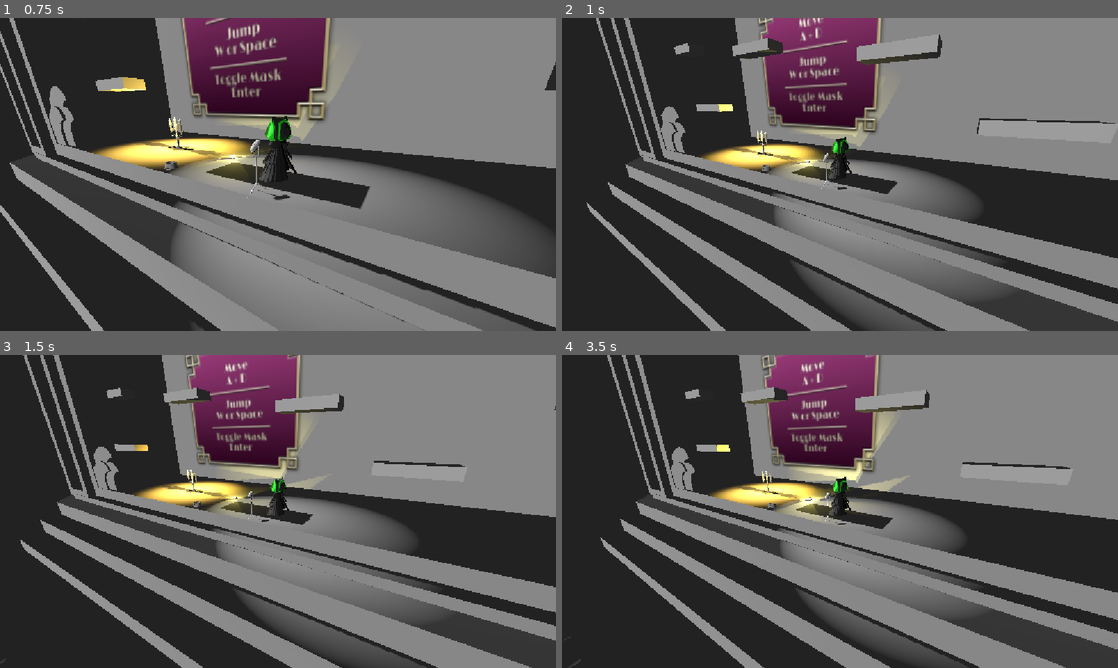
Above: before the commit, frames 1-4 (two rows, left to right).
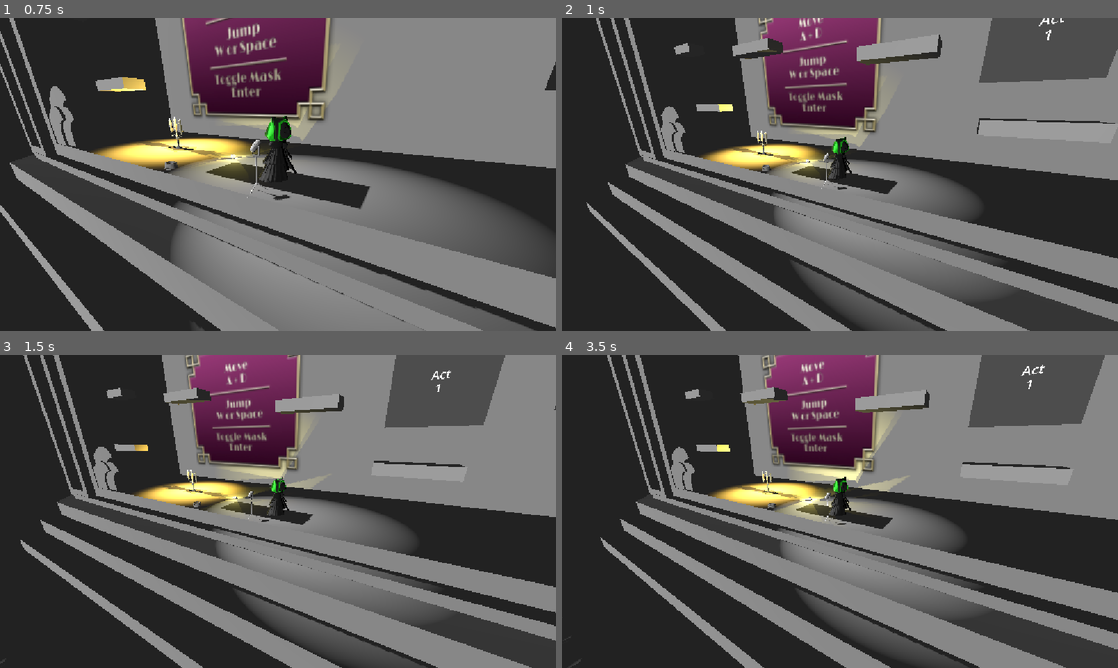
Above: after the commit, the same moments.

Repository: JoesRealAccount/ggj_2026
Game: Godot game, scene res://scenes/main_screen.tscn
Two runs of this game, one before a commit and one after it. Both use one fixed random seed, a clock stepped at 60 frames per second and the inputs below.
Inputs (mouse positions are in pixels of both pictures, inside the frame that each line leads up to):
- Up to frame 1 (0.75 s): click (100, 274) at 0.5 s
- Up to frame 2 (1 s): no input
- Up to frame 3 (1.5 s): tap Enter (switch_mask) at 1.25 s; hold D (move_right) from 1.28 s (still down); hold Enter (switch_mask) from 1.28 s (still down)
- Up to frame 4 (3.5 s): tap W (jump) at 1.52, 2.27 s; release D (move_right) at 2.03 s; release Enter (switch_mask) at 2.03 s; hold Escape (back_to_menu) 2.03-2.75 s; tap Enter (switch_mask) at 2.1 s; click (662, 611) at 2.75 s

Frame 1 is identical in both runs. In frame 2, 4.6% of the frame differs, in the area x 75-100%, y 0-21%; in frame 3, 4.3%; in frame 4, 4.8%, in the area x 73-98%, y 0-24%.

Commit message:
adding act display

Diff:
--- a/scenes/main_level.tscn
+++ b/scenes/main_level.tscn
@@ -52,6 +52,9 @@
 "tilts": PackedFloat32Array(0, 0, 0)
 }
 point_count = 3
+
+[sub_resource type="ViewportTexture" id="ViewportTexture_siio1"]
+viewport_path = NodePath("Sprite3D/SubViewport")
 
 [node name="World" type="Node3D" unique_id=1459611085]
 script = ExtResource("1_bq26l")
@@ -356,7 +359,7 @@
 happiness_platform_timer = NodePath("HappynessPlatform")
 
 [node name="PathFollow3D" type="PathFollow3D" parent="ObstacleSpawner" unique_id=267598004]
-transform = Transform3D(0.5015004, 0.07394315, -0.86199176, 0, 0.99634093, 0.08546786, 0.8651574, -0.04286217, 0.4996654, 14.347708, 15.702793, -0.08273983)
+transform = Transform3D(0.5015005, 0.073943146, -0.8619917, 0, 0.99634093, 0.08546786, 0.86515737, -0.042862173, 0.49966547, 14.347708, 15.702793, -0.08273983)
 
 [node name="DepressionObstacle" type="Timer" parent="ObstacleSpawner" unique_id=1573706048]
 wait_time = 10.0
@@ -386,6 +389,65 @@
 transform = Transform3D(1, 0, 0, 0, 1, 0, 0, 0, 1, -6.977597, 6.790897, -6.895859)
 texture = ExtResource("21_1bmon")
 script = ExtResource("22_siio1")
+
+[node name="Sprite3D" type="Sprite3D" parent="." unique_id=1481688035]
+transform = Transform3D(1, 0, 0, 0, 1, 0, 0, 0, 1, 8.158748, 7.54275, -6.8812704)
+texture = SubResource("ViewportTexture_siio1")
+
+[node name="SubViewport" type="SubViewport" parent="Sprite3D" unique_id=1856012911]
+
+[node name="Control" type="Control" parent="Sprite3D/SubViewport" unique_id=1241502556]
+layout_mode = 3
+anchors_preset = 15
+anchor_right = 1.0
+anchor_bottom = 1.0
+grow_horizontal = 2
+grow_vertical = 2
+
+[node name="MarginContainer" type="MarginContainer" parent="Sprite3D/SubViewport/Control" unique_id=1914773112]
+layout_mode = 1
+anchors_preset = 15
+anchor_right = 1.0
+anchor_bottom = 1.0
+grow_horizontal = 2
+grow_vertical = 2
+theme_override_constants/margin_left = 50
+theme_override_constants/margin_top = 50
+theme_override_constants/margin_right = 50
+theme_override_constants/margin_bottom = 50
+
+[node name="VBoxContainer" type="VBoxContainer" parent="Sprite3D/SubViewport/Control/MarginContainer" unique_id=2083986224]
+layout_mode = 2
+
+[node name="MarginContainer" type="MarginContainer" parent="Sprite3D/SubViewport/Control/MarginContainer/VBoxContainer" unique_id=269741688]
+layout_mode = 2
+size_flags_vertical = 3
+
+[node name="VBoxContainer" type="VBoxContainer" parent="Sprite3D/SubViewport/Control/MarginContainer/VBoxContainer" unique_id=1391950642]
+layout_mode = 2
+size_flags_vertical = 3
+
+[node name="RichTextLabel" type="RichTextLabel" parent="Sprite3D/SubViewport/Control/MarginContainer/VBoxContainer/VBoxContainer" unique_id=103442791]
+layout_mode = 2
+size_flags_vertical = 3
+theme_override_font_sizes/normal_font_size = 60
+text = "Act"
+scroll_active = false
+horizontal_alignment = 1
+vertical_alignment = 1
+
+[node name="RichTextLabel2" type="RichTextLabel" parent="Sprite3D/SubViewport/Control/MarginContainer/VBoxContainer/VBoxContainer" unique_id=1866139947]
+layout_mode = 2
+size_flags_vertical = 3
+theme_override_font_sizes/normal_font_size = 60
+text = "1"
+scroll_active = false
+horizontal_alignment = 1
+vertical_alignment = 1
+
+[node name="MarginContainer2" type="MarginContainer" parent="Sprite3D/SubViewport/Control/MarginContainer/VBoxContainer" unique_id=278564875]
+layout_mode = 2
+size_flags_vertical = 3
 
 [editable path="Player"]
 [editable path="Camera"]
Not shown: 1 places in scenes/main_level.tscn that only renumber resources
